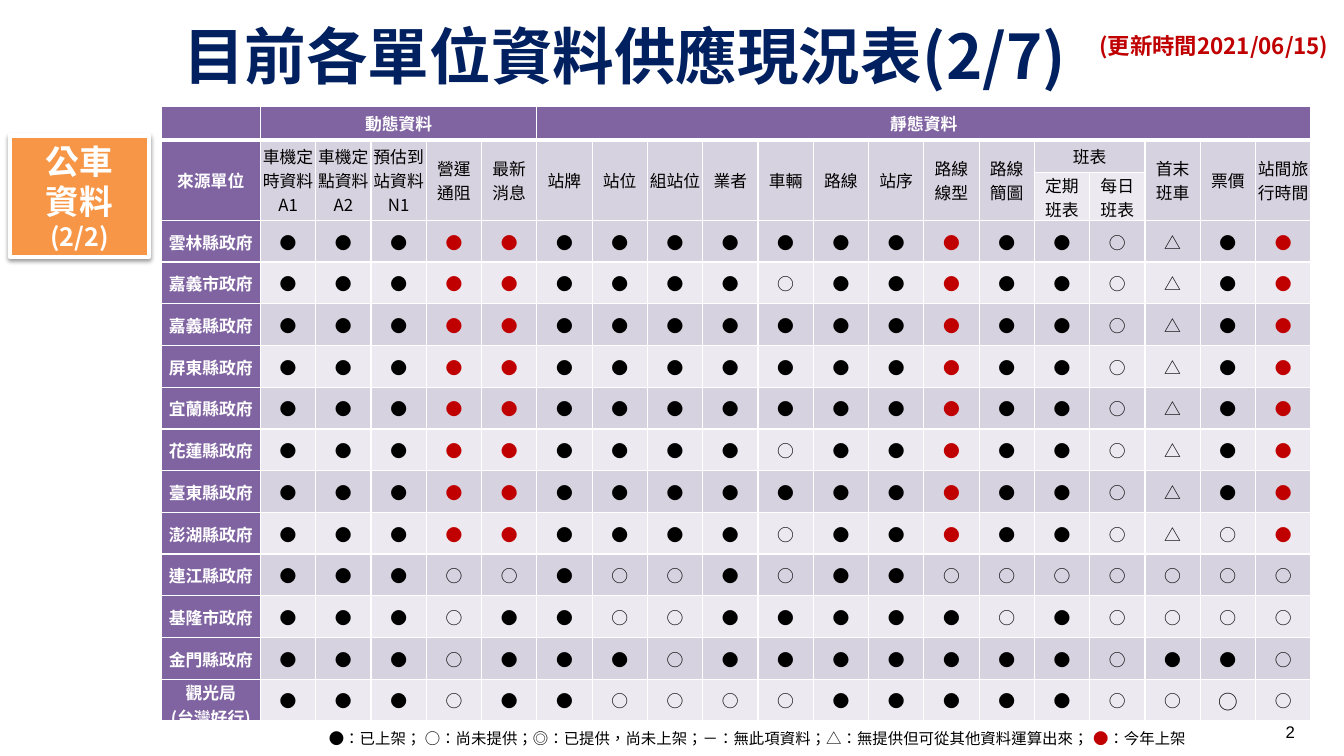
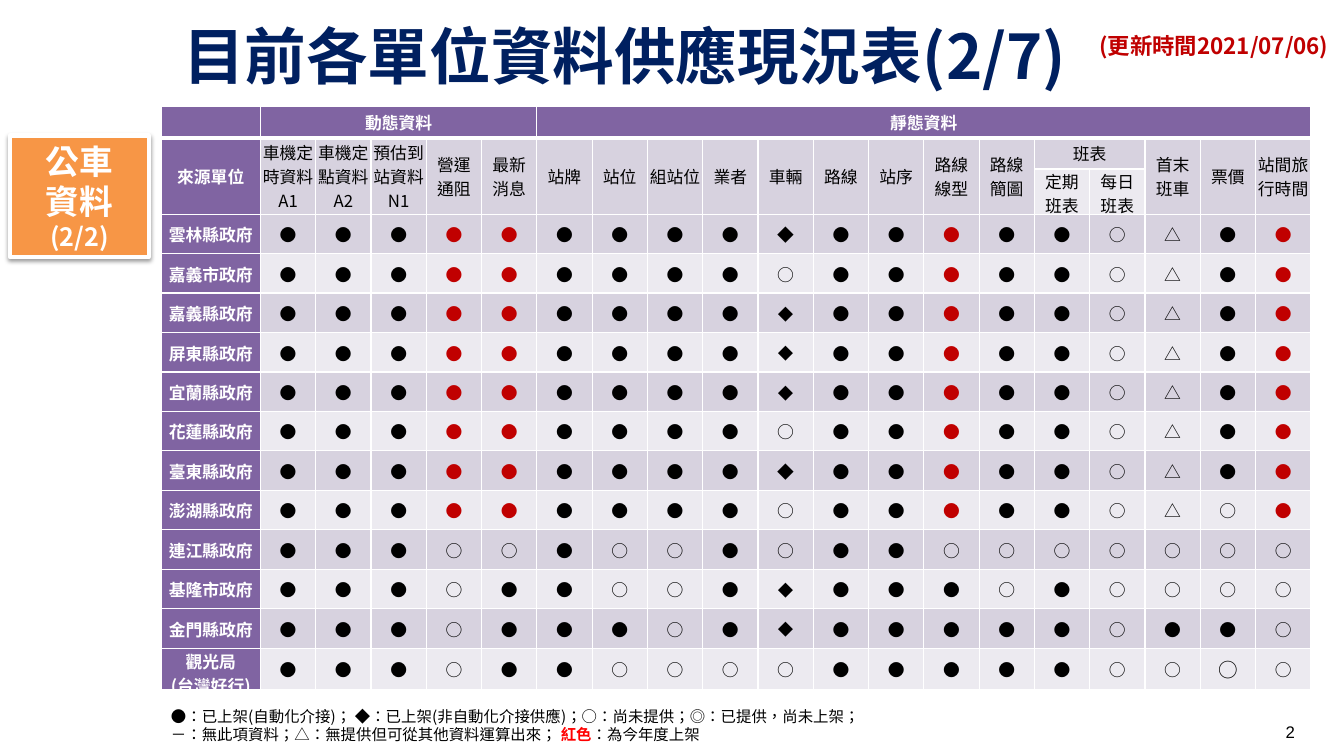
Before and after one commit to ptxmotc/data-provide-status, a slide deck: slide 2 of 各單位資料供應現況表.pptx. Drawn at 1344x756 pixels with LibreOffice and Linux fonts; fonts in the diff are those of the drawing; background and template pictures are left out. Boxes give left, top, right and bottom in pixels: in the first picture for what was removed or moved away, otherwise in the second. Text is boxed around its words. In the diff, an @@ line names an element or a change of style, - is before the commit and + after.

```diff
--- a/各單位資料供應現況表.pptx
+++ b/各單位資料供應現況表.pptx
@@ text at (1100,35,1329,59): text changed @@
-(更新時間2021/06/15)
+(更新時間2021/07/06)
@@ table at (161,106,1315,693) @@
-row 4, column 11: ●
+row 4, column 11: ◆
-row 6, column 11: ●
+row 6, column 11: ◆
-row 7, column 11: ●
+row 7, column 11: ◆
-row 8, column 11: ●
+row 8, column 11: ◆
-row 10, column 11: ●
+row 10, column 11: ◆
-row 13, column 11: ●
+row 13, column 11: ◆
-row 14, column 11: ●
+row 14, column 11: ◆
@@ text at (171,709,860,742): text changed @@
-●：已上架； ○：尚未提供；◎：已提供，尚未上架；－：無此項資料；△：無提供但可從其他資料運算出來； ●：今年上架
+●：已上架(自動化介接)； ◆：已上架(非自動化介接供應)；○：尚未提供；◎：已提供，尚未上架；
+－：無此項資料；△：無提供但可從其他資料運算出來； 紅色：為今年度上架
```
Also in this commit, not shown: 8 other slides changed.
